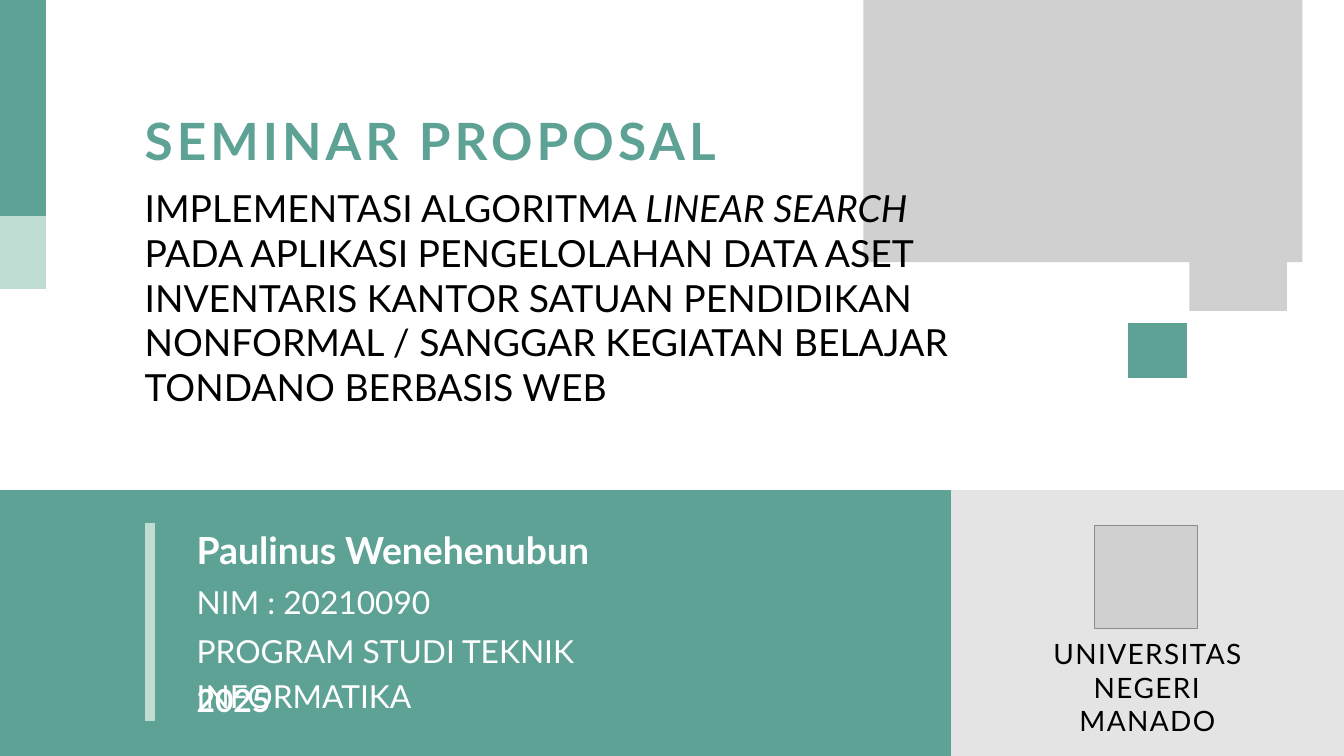
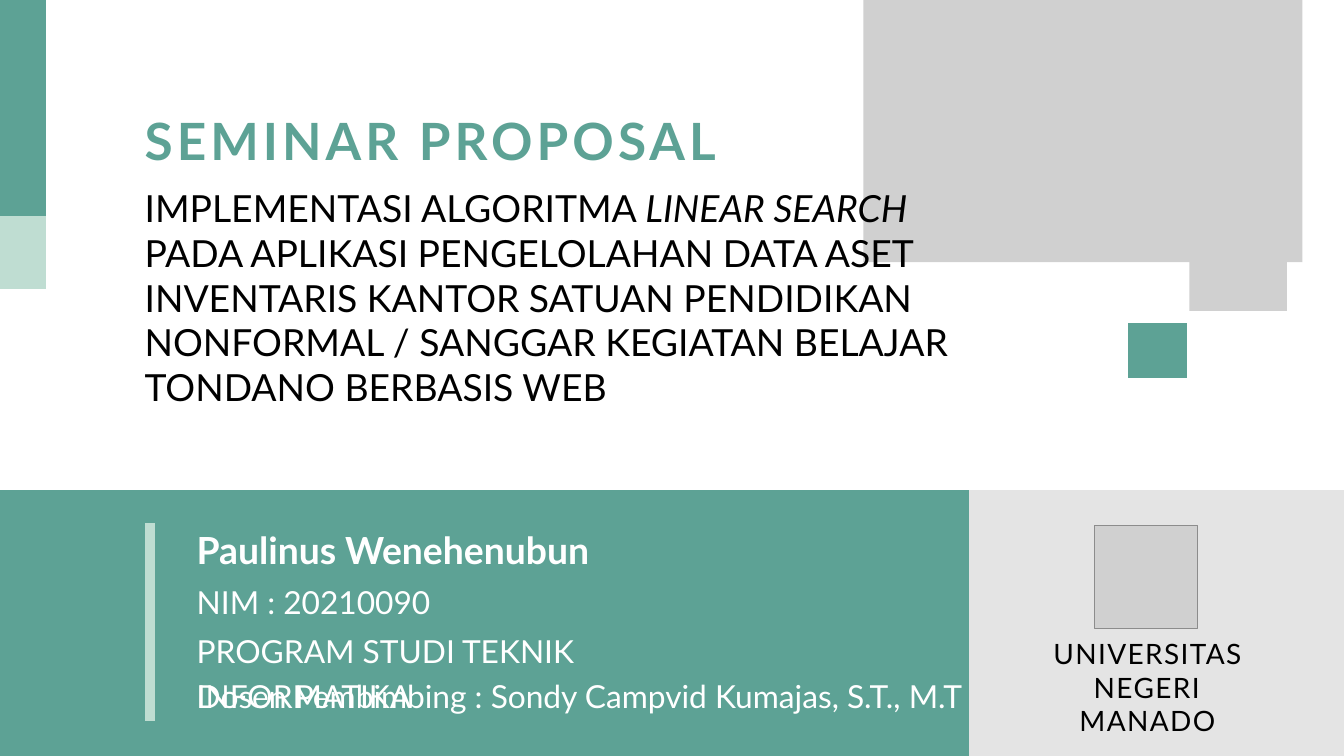
Before and after one commit to paulwenny/MyProposalSkripsi2020, a slide deck: slide 1 of PPT Ujian Proposal - Skripsi/PPT SEMPRO PAULINUS WENEHENUBUN 20210090.pptx. Drawn at 1344x756 pixels with LibreOffice and Linux fonts; fonts in the diff are those of the drawing; grey boxes stand for pictures. Boxes give left, top, right and bottom in pixels: in the first picture for what was removed or moved away, otherwise in the second. Text is boxed around its words. In the diff, an @@ line names an element or a change of style, - is before the commit and + after.

```diff
--- a/PPT Ujian Proposal - Skripsi/PPT SEMPRO PAULINUS WENEHENUBUN 20210090.pptx
+++ b/PPT Ujian Proposal - Skripsi/PPT SEMPRO PAULINUS WENEHENUBUN 20210090.pptx
@@ freeform shape: place and size @@
-freeform shape at (0, 490, 951, 756)
+freeform shape at (0, 490, 969, 756)
@@ text removed at (197, 685, 270, 719) @@
-2025
@@ text added at (197, 684, 962, 714), 34 pt, text #FFFFFF @@
+Dosen Pembimbing : Sondy Campvid Kumajas, S.T., M.T
```
Also in this commit, not shown: 5 other slides changed, 5 slides added, 2 slides removed.
